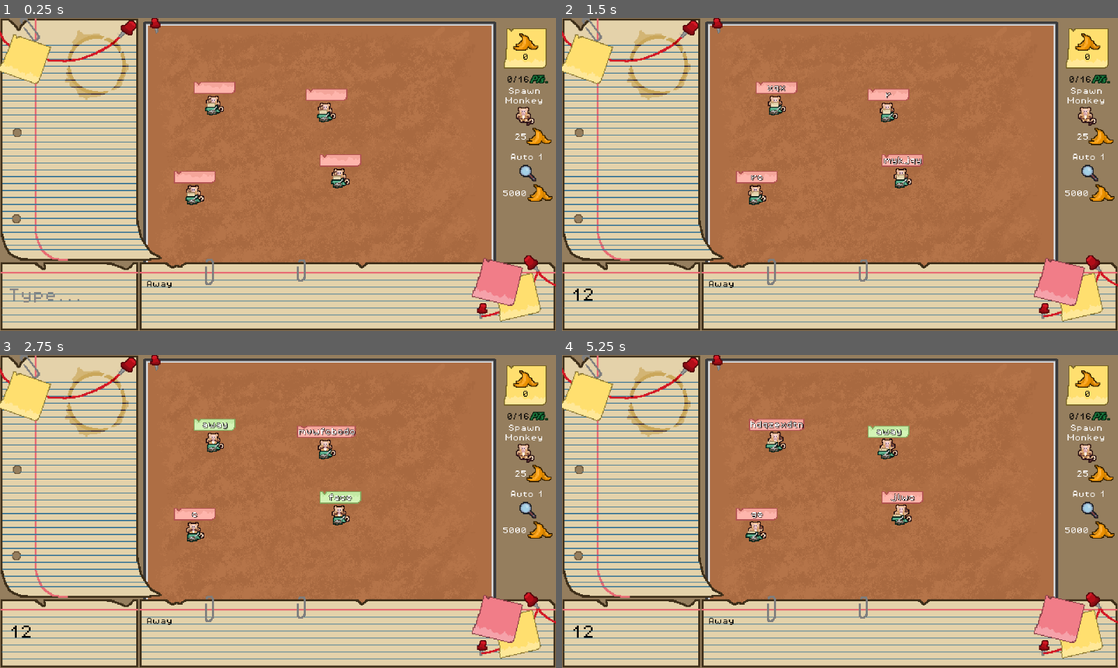
Above: before the commit, frames 1-4 (two rows, left to right).
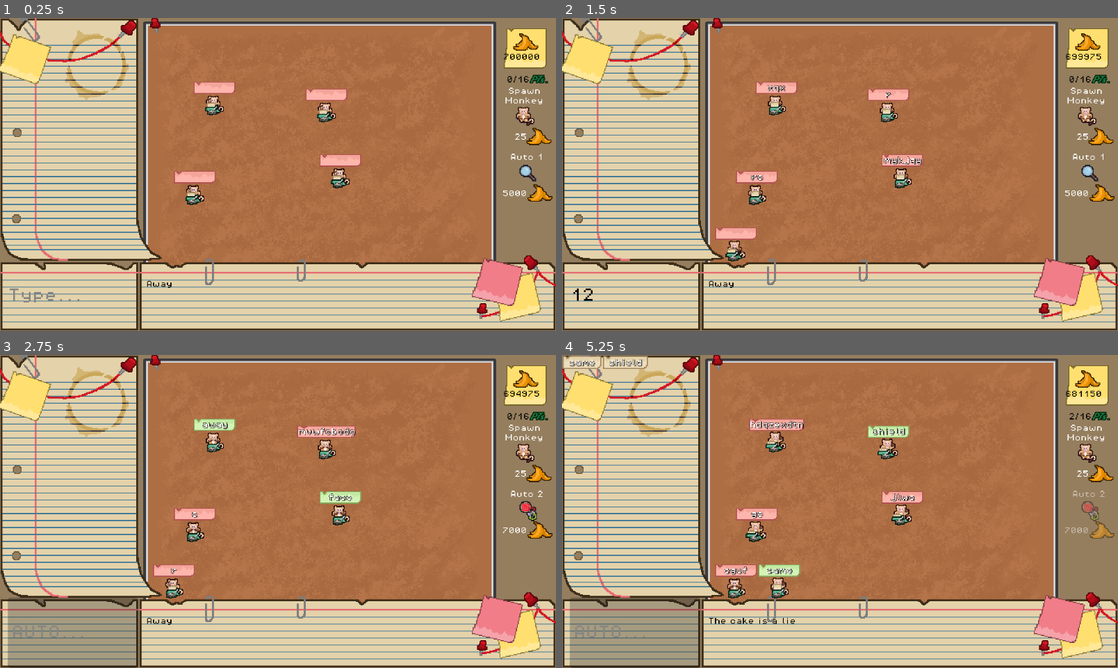
Above: after the commit, the same moments.

Repository: levienk/GMTK-Game-Jam-2024
Game: Godot game, scene res://game.tscn
Two runs of this game, one before a commit and one after it. Both use one fixed random seed, a clock stepped at 60 frames per second and the inputs below.
Inputs (mouse positions are in pixels of both pictures, inside the frame that each line leads up to):
- Up to frame 1 (0.25 s): no input
- Up to frame 2 (1.5 s): click (634, 296) at 0.52 s; type "12" at 0.6 s; click "25" at 1.25 s
- Up to frame 3 (2.75 s): click "5000" at 2 s
- Up to frame 4 (5.25 s): click "5000" (after the commit: "7000") at 2.75 s; click "25" at 3.5 s; click (578, 361) at 4.27 s; click (578, 361) at 5.02 s

The runs differ from the first frame. In frame 1, less than 0.1% of the frame differs, in the area x 90-97%, y 11-14%; in frame 2, 0.5%; in frame 3, 5.5%; in frame 4, 6.8%, in the area x 0-100%, y 0-100%.

Commit message:
Implement auto 2

Diff:
--- a/interface/line_edit.gd
+++ b/interface/line_edit.gd
@@ -8,9 +8,10 @@
 
 # Called when the node enters the scene tree for the first time.
 func _ready() -> void:
+	$Timer.stop()
 	SignalBus.word_found.connect(_on_word_found)
 	SignalBus.auto_1_enabled.connect(_on_auto_1_enabled)
-	#SignalBus.auto_2_enabled.connect(_on_auto_2_enabled)
+	SignalBus.auto_2_enabled.connect(_on_auto_2_enabled)
 
 # Recieve Signal
 func _on_word_found(word: String):
@@ -44,3 +45,12 @@
 	placeholder_text = "AUTO..."
 	editable = false
 	auto_mode = true
+
+func _on_auto_2_enabled():
+	$Timer.start()
+
+func _on_timer_timeout() -> void:
+	for word in words_not_typed:
+		SignalBus.send_word_to_quote.emit(word)
+	for word in words_found:
+		SignalBus.send_word_to_quote.emit(word)
--- a/interface/line_edit.tscn
+++ b/interface/line_edit.tscn
@@ -16,3 +16,7 @@
 theme_override_styles/normal = SubResource("StyleBoxEmpty_ln60j")
 placeholder_text = "Type..."
 script = ExtResource("1_qcjmj")
+
+[node name="Timer" type="Timer" parent="."]
+
+[connection signal="timeout" from="Timer" to="." method="_on_timer_timeout"]
--- a/interface/shop_buttons/auto_move_button.gd
+++ b/interface/shop_buttons/auto_move_button.gd
@@ -9,6 +9,7 @@
 
 # Called when the node enters the scene tree for the first time.
 func _ready() -> void:
+	Bananas.bananas = 700000
 	price_label.text = str(price)
 
 func _pressed() -> void:
